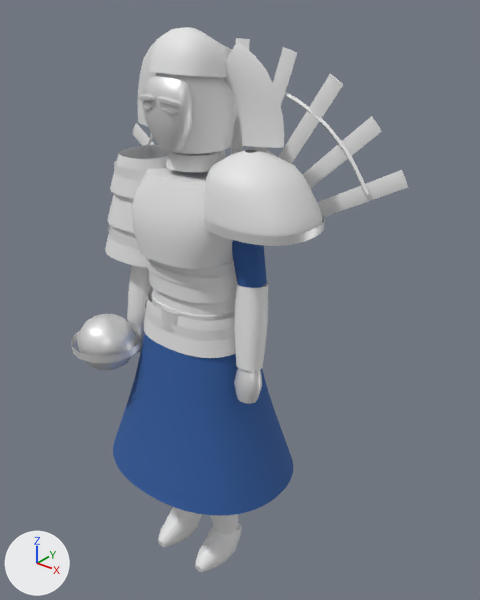
The glTF model assets/models/suits/za.glb as it was, and as the next commit left it.
Before and after are seen from a camera (50 mm lens) standing at (1.51, -1.64, 2.25) and looking at (0.09, 0.13, 1.15). The lights are fixed; the arrows at lower left show +X, +Y and +Z. The picture after the commit comes second. Objects named as collision shapes, trigger or cutter boxes, shadow casters or lower levels of detail are left out.

Objects in the first picture: 'za_lod0'.
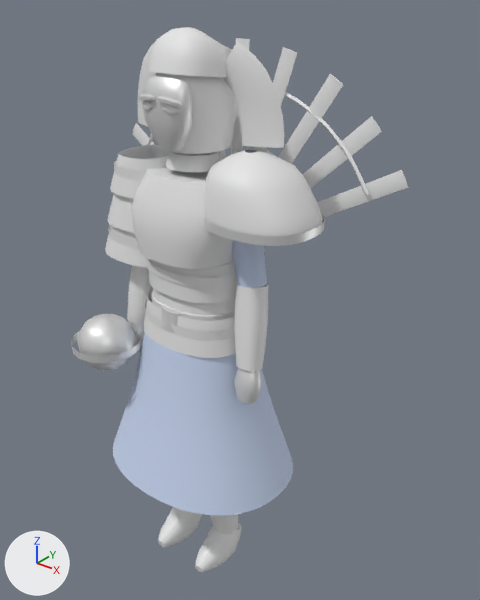
Changed parts and their boxes (x1, y1, x2, y2) in the pictures (480 x 600 px):
'za_lod0', recoloured (lighter): (100, 237, 293, 519) in both

Edits to the bpy script that builds the scene:
```text
Change mat_scloth_za:
    mat_scloth_za.base_color: (0.0273, 0.102, 0.332) -> (0.571, 0.665, 0.863)  # blue #2e5a9c -> blue #c7d5ef
```
